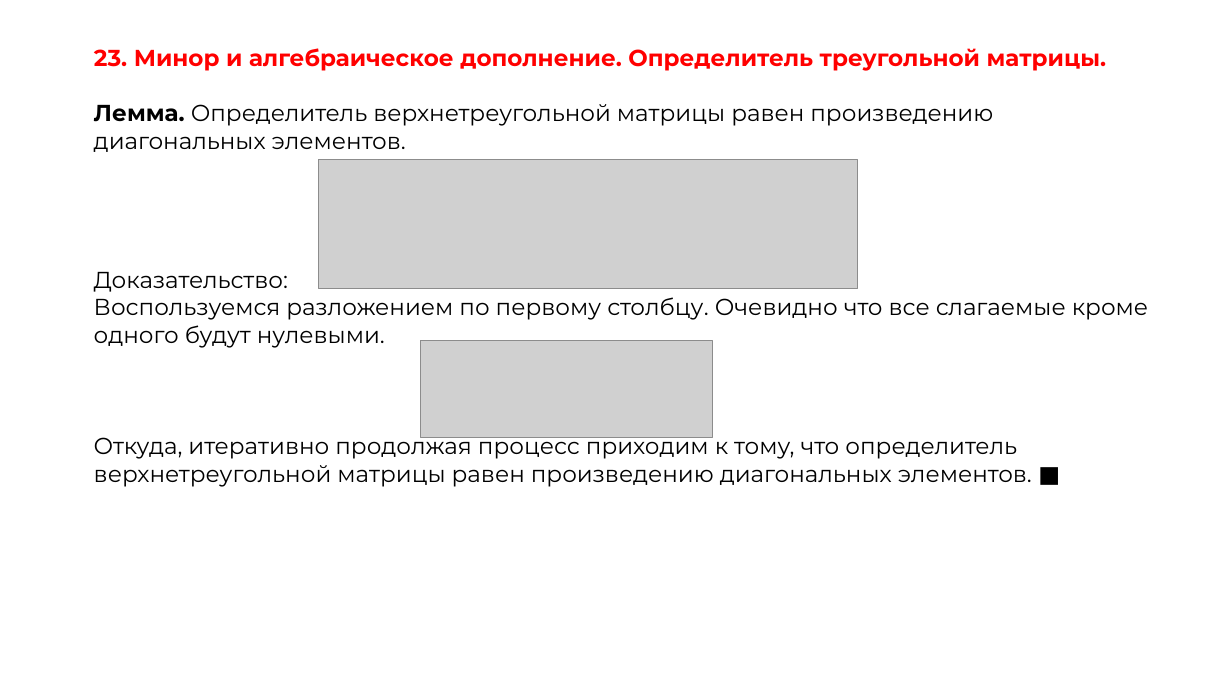
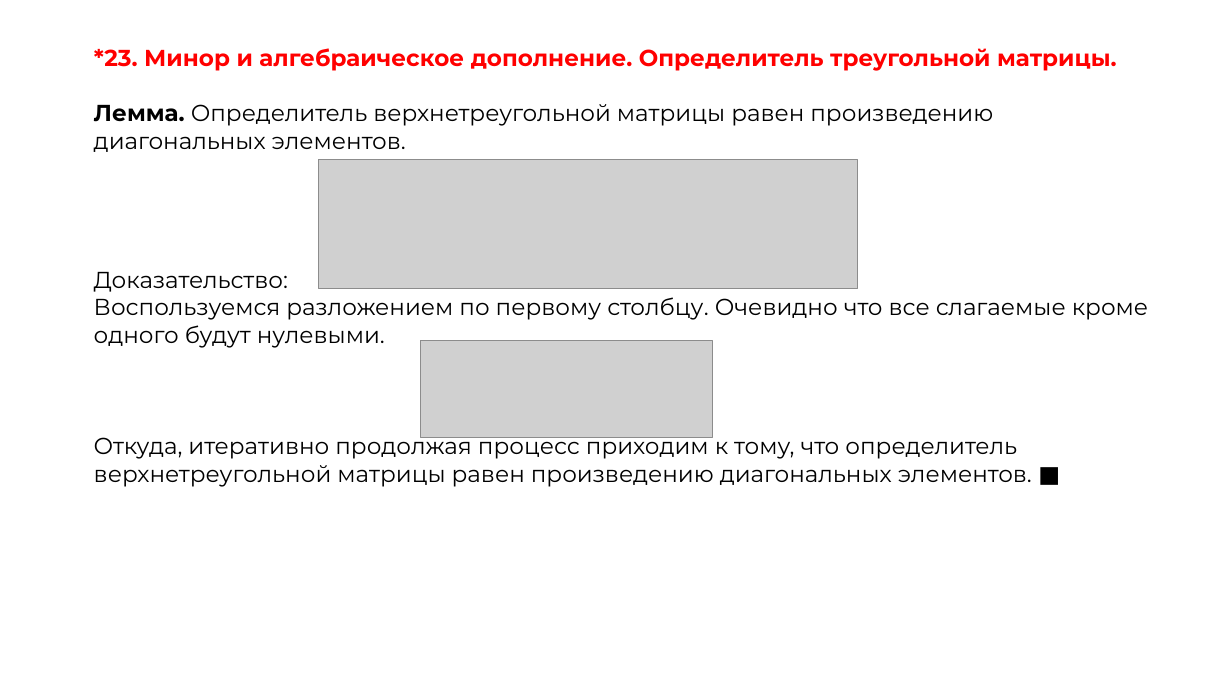
Before and after one commit to OneTwoZzzPlus/ITMO.STUDY, a slide deck: slide 40 of MATH/colloquium.pptx. Drawn at 1232x693 pixels with LibreOffice and Linux fonts; fonts in the diff are those of the drawing; grey boxes stand for pictures. Boxes give left, top, right and bottom in pixels: in the first picture for what was removed or moved away, otherwise in the second. Text is boxed around its words. In the diff, an @@ line names an element or a change of style, - is before the commit and + after.

```diff
--- a/MATH/colloquium.pptx
+++ b/MATH/colloquium.pptx
@@ title at bbox=[94, 48, 1117, 71]: text changed @@
-23. Минор и алгебраическое дополнение. Определитель треугольной матрицы.
+*23. Минор и алгебраическое дополнение. Определитель треугольной матрицы.
```
Also in this commit, not shown: 15 other slides changed, 18 other files.
